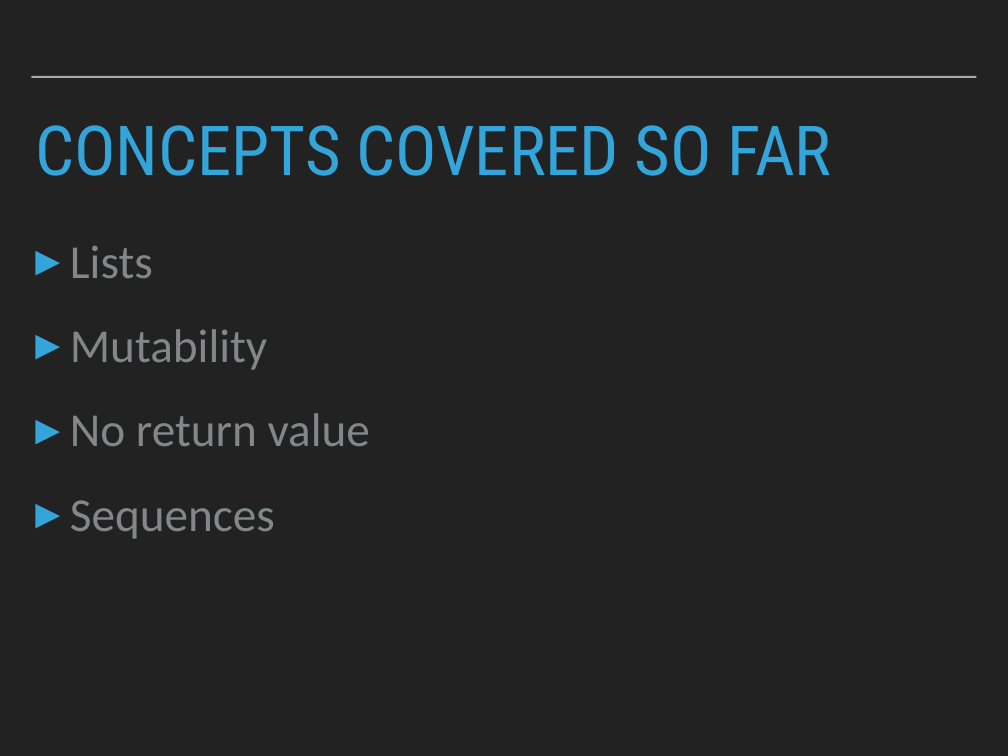
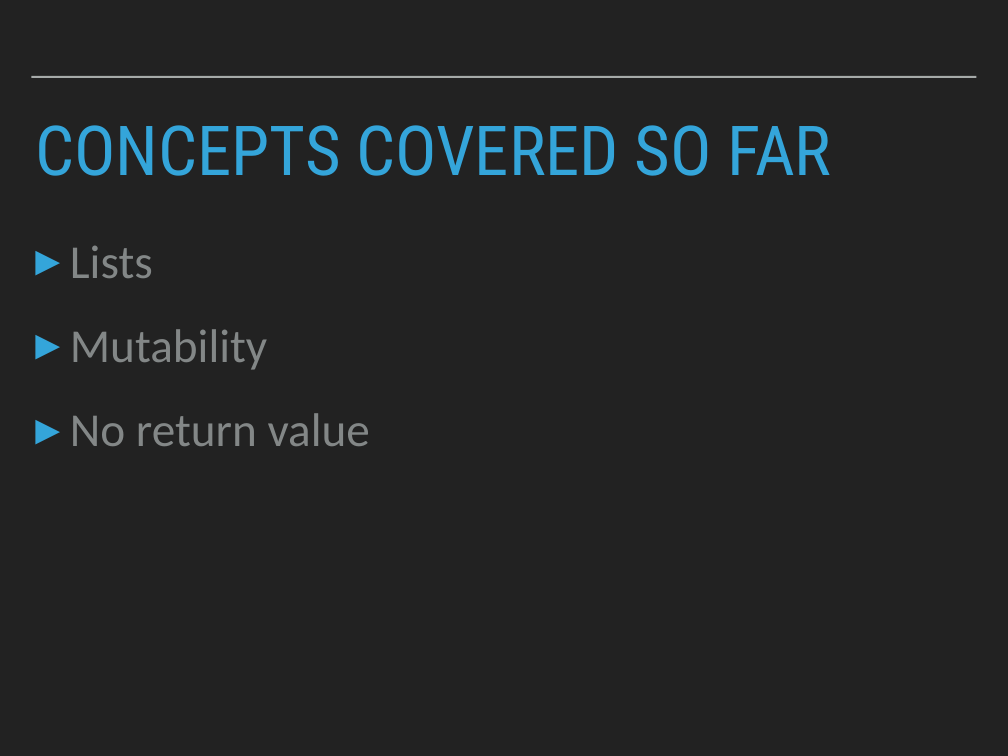
Before and after one commit to robcarrington/Week1_PythonForDataScience, a slide deck: slide 21 of Session2_Slides.pptx (slide 25 before the commit). Drawn at 1008x756 pixels with LibreOffice and Linux fonts; fonts in the diff are those of the drawing. Boxes give left, top, right and bottom in pixels: in the first picture for what was removed or moved away, otherwise in the second. Text is boxed around its words. In the diff, an @@ line names an element or a change of style, - is before the commit and + after.

```diff
--- a/Session2_Slides.pptx
+++ b/Session2_Slides.pptx
@@ text at (70,500,275,539): paragraph removed @@
-▸ Sequences
```
Also in this commit, not shown: 4 slides removed, 4 other files.
